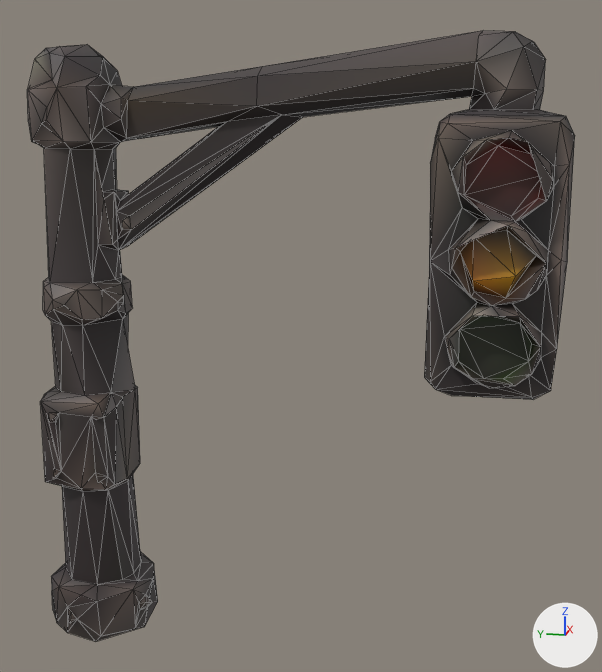
The glTF model public/models/prop_trafficlight.glb: old version first, new version second.
Before and after are seen from a 50 mm camera at (-7.09, -3.43, 4.83) aimed at (0.07, -1.99, 3.04). Arrows for +X, +Y and +Z are at lower right; the lights stay in place. The older version comes first. Mesh edges are drawn as thin lines. Where no turn or scale is listed for an object, it has been applied to the vertices.
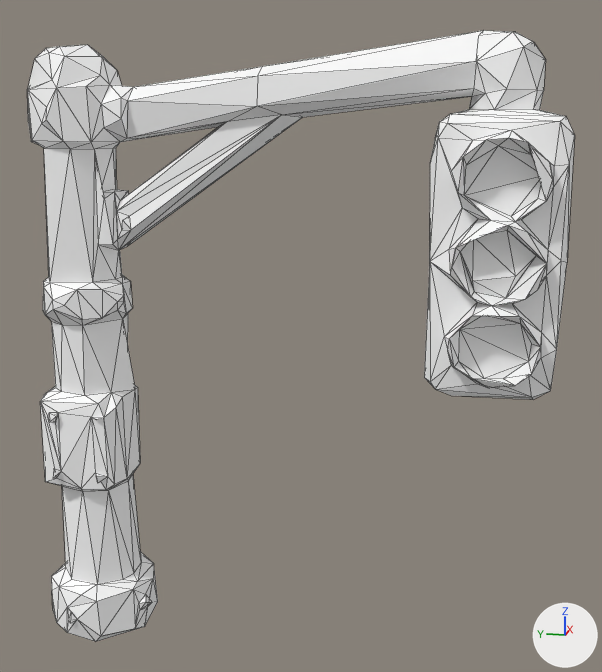
Location of each change, (x1, y1, x2, y2) in pixels of the pictures (602 x 672 px):
'Mesh_0', recoloured (lighter): (27, 31, 575, 641) in both

The change, as a diff of the scene's bpy script:
```diff
--- a/public/models/prop_trafficlight.glb.py
+++ b/public/models/prop_trafficlight.glb.py
@@ mat_material_0 @@
 n0 = _N.new('ShaderNodeBsdfPrincipled'); n0.name = 'Principled BSDF'
+n0.inputs[0].default_value = (1.0, 1.0, 1.0, 1.0)  # 'Base Color', white #ffffff
 n1 = _N.new('ShaderNodeOutputMaterial'); n1.name = 'Material Output'
-n2 = _N.new('ShaderNodeVertexColor'); n2.name = 'Color Attribute'
 _L.new(n0.outputs[0], n1.inputs[0])  # 'BSDF' to 'Surface'
-_L.new(n2.outputs[0], n0.inputs[0])  # 'Color' to 'Base Color'
```
